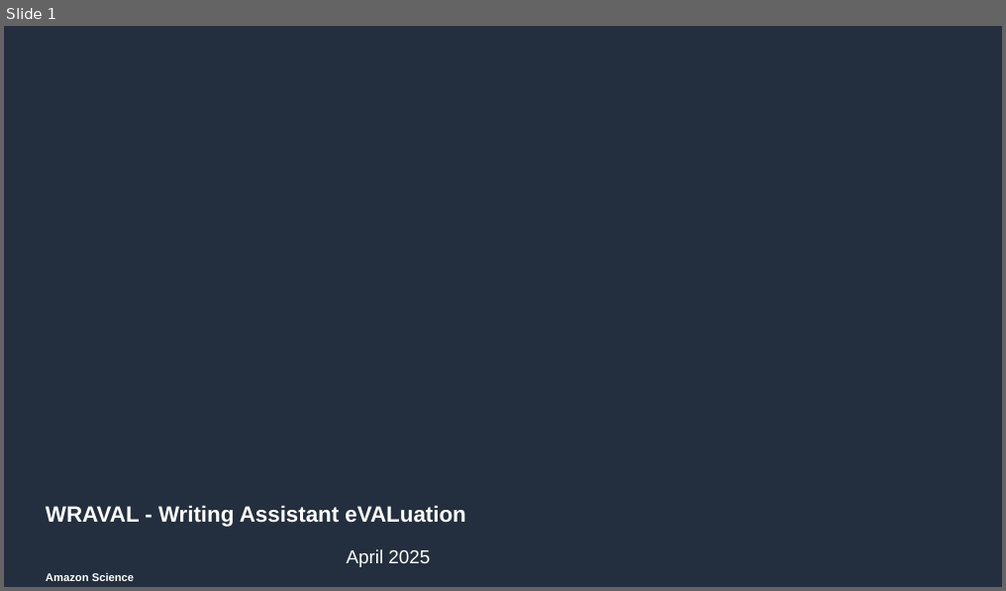
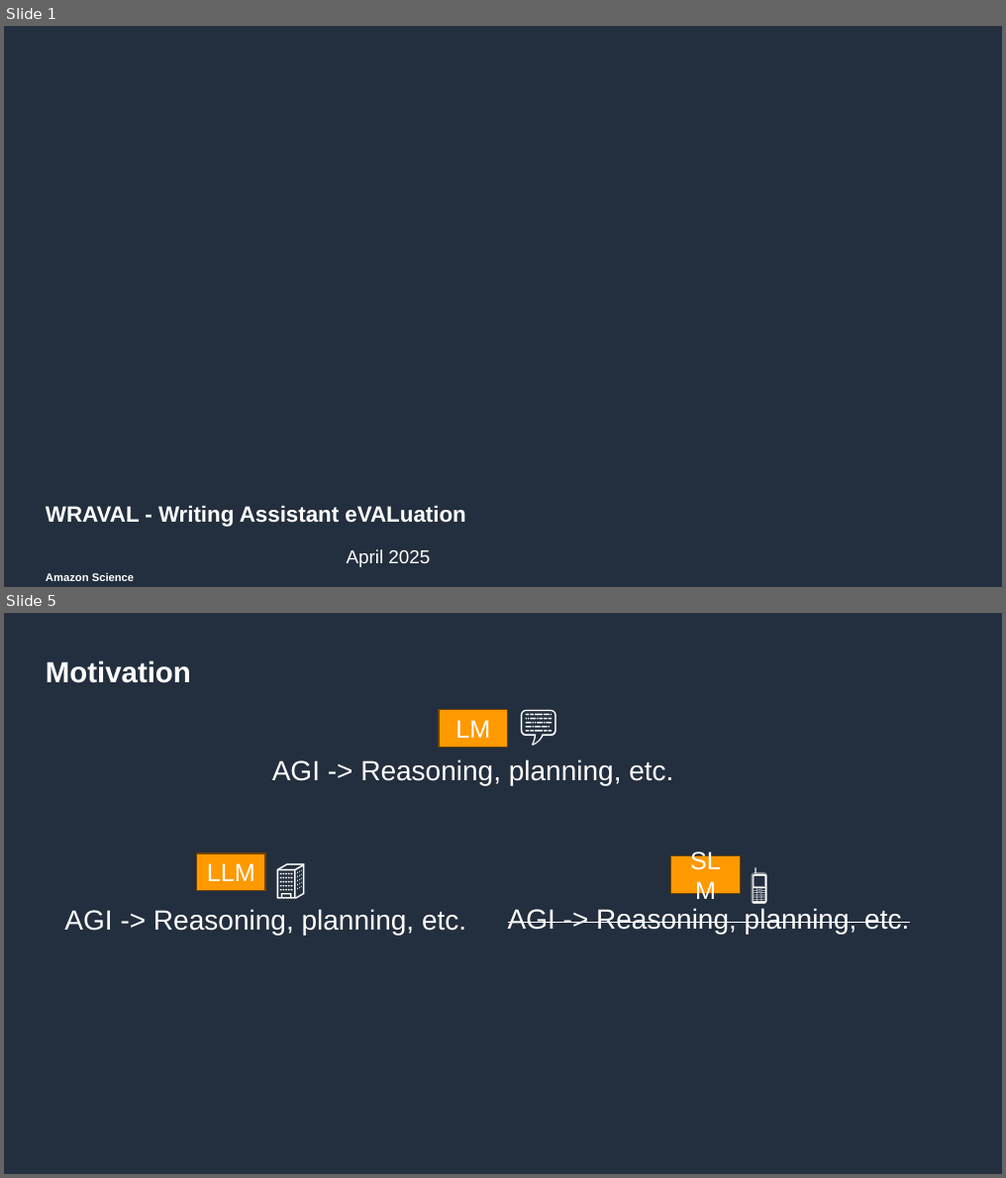
Before and after one commit to amazon-science/wraval, a slide deck: resources/wraval_presentation.pptx. Shown one above the other, each under a label of ours: slide 1 before the commit, slides 1 and 5 after it; the slides between them are not shown. The pictures are 1006x591 and 1006x1178 pixels, drawn with LibreOffice and Linux fonts; fonts in the diff are those of the drawing; background and template pictures are left out. Boxes give left, top, right and bottom in pixels: in the first picture for what was removed or moved away, otherwise in the second. Text is boxed around its words. In the diff, an @@ line names an element or a change of style, - is before the commit and + after.

```diff
--- a/resources/wraval_presentation.pptx
+++ b/resources/wraval_presentation.pptx
@@ slide 5 added at (4,613,1002,1174), background #232F3E @@
@@ title added at (46,661,191,683), 21 pt, text #FFFFFF, bold @@
+Motivation
@@ text added at (510,696,579,753), 28 pt, text #FFFFFF @@
+💬
@@ rectangle added at (439,710,508,747), fill #FF9900, outline #704300 1 pt, 18 pt, text #FFFFFF @@
+LM
@@ text added at (272,760,673,785), 20 pt, text #FFFFFF @@
+AGI -> Reasoning, planning, etc.
@@ text added at (265,850,325,906), 28 pt, text #FFFFFF @@
+🏢
@@ rectangle added at (197,854,265,890), fill #FF9900, outline #704300 1 pt, 18 pt, text #FFFFFF @@
+LLM
@@ rectangle added at (670,857,740,893), fill #FF9900, outline #704300 1 pt, 18 pt, text #FFFFFF @@
+SLM
@@ text added at (740,854,819,910), 28 pt, text #FFFFFF @@
+📱
@@ text added at (64,909,466,935), 20 pt, text #FFFFFF @@
+AGI -> Reasoning, planning, etc.
@@ text added at (508,908,909,935), 20 pt, text #FFFFFF, strikethrough @@
+AGI -> Reasoning, planning, etc.
```
Also in this commit, not shown: 6 slides changed, 11 other slides added, 5 slides removed, 5 other files.
